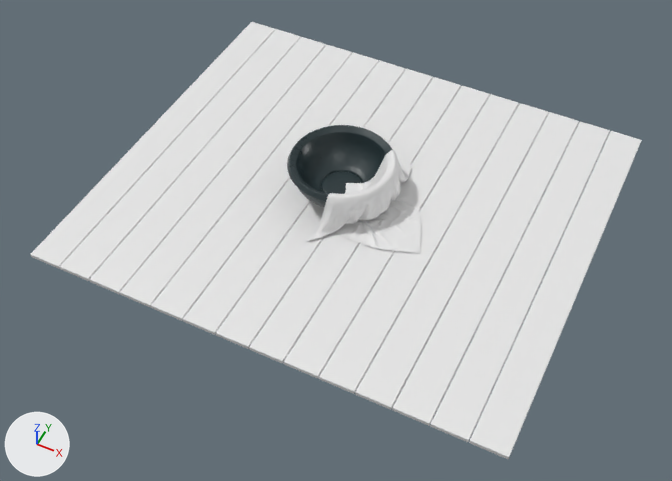
What one commit did to the Blender file apple.blend.
Rendered twice from a 50 mm camera at (0.698, -1.429, 1.594) aimed at (0.041, -0.114, -0.049). Arrows for +X, +Y and +Z are at lower left; the lights stay in place.

In view in the first picture: 'bowl', 'bowl.001', 'fabric', 'wood'.
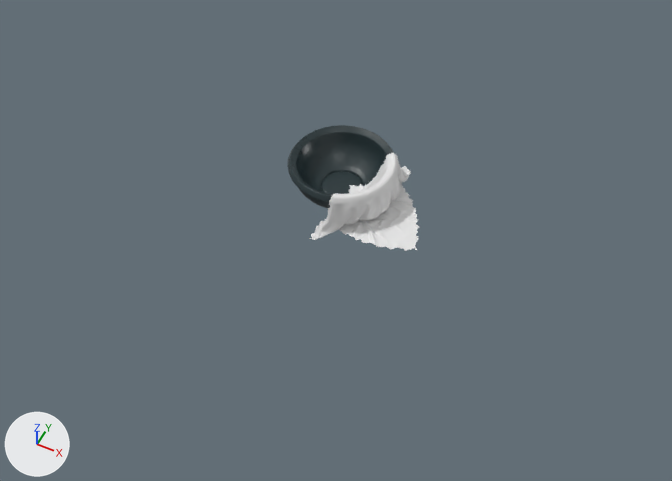
Location of each change, (x1, y1, x2, y2) in pixels of the pictures (672 x 481 px):
'wood', hidden
    before: (30, 22, 642, 459)
'fabric', modifiers changed
    before: (306, 150, 421, 253)
    after: (309, 153, 419, 251)
'bowl.001', deleted
    before: (287, 125, 393, 207)

Diff of the bpy script that builds the scene:
```diff
--- a/apple.blend.py
+++ b/apple.blend.py
@@ ob_wood @@
 _m = ob_wood.modifiers.new('Bevel', 'BEVEL')
 _m.harden_normals = True
+ob_wood.hide_set(True)
@@ ob_bowl_001 @@
-ob_bowl_001 = bpy.data.objects.new('bowl.001', me_sphere_003)
-ob_bowl_001.location = (0.0, 0.0, 0.0)
-ob_bowl_001.scale = (1.01, 1.01, 1.0)
-_m = ob_bowl_001.modifiers.new('Solidify', 'SOLIDIFY')
-_m.thickness = 0.016
-_m = ob_bowl_001.modifiers.new('Bevel', 'BEVEL')
-_m.segments = 2
-_m = ob_bowl_001.modifiers.new('Subdivision', 'SUBSURF')
-_m.levels = 3
-_m.render_levels = 3
@@ ob_fabric @@
 ob_fabric.scale = (0.1, 0.1, 0.1)
+_m = ob_fabric.modifiers.new('Mask', 'MASK')
+_m.vertex_group = 'hidden net'
+_m.invert_vertex_group = True
 _m = ob_fabric.modifiers.new('Subdivision', 'SUBSURF')
```
